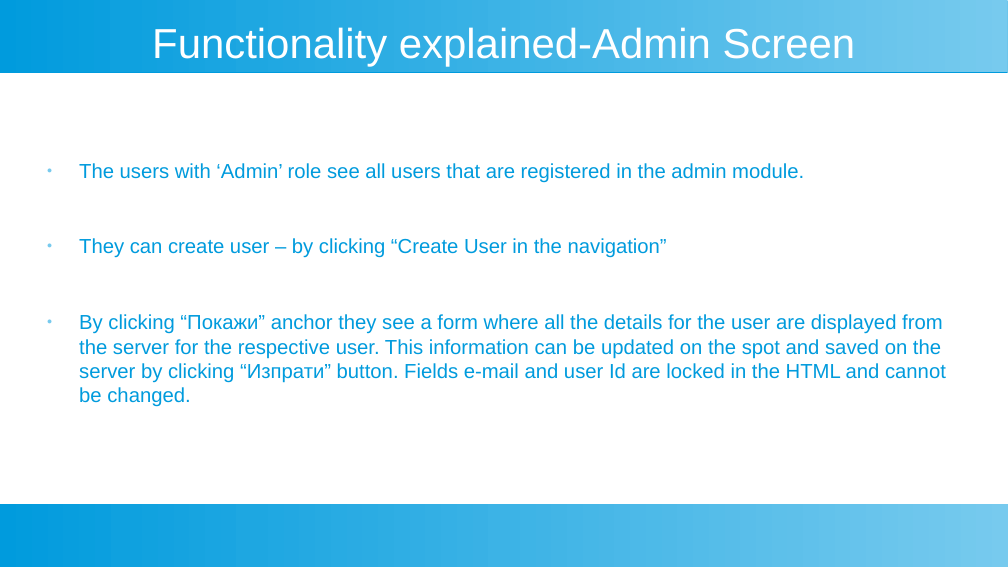
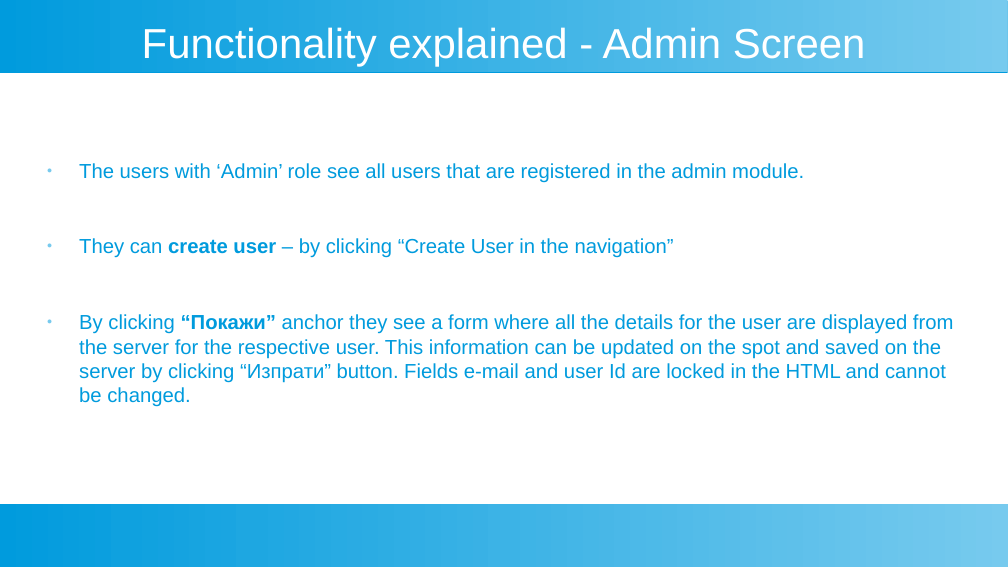
Before and after one commit to nikolaydimov83/Workflow-BPM-Front-End-Lit-HTML, a slide deck: slide 10 of ProjectPresentation.odp. Drawn at 1008x567 pixels with LibreOffice and Linux fonts; fonts in the diff are those of the drawing. Boxes give left, top, right and bottom in pixels: in the first picture for what was removed or moved away, otherwise in the second. Text is boxed around its words. In the diff, an @@ line names an element or a change of style, - is before the commit and + after.

```diff
--- a/ProjectPresentation.odp
+++ b/ProjectPresentation.odp
@@ title at bbox=[142, 27, 866, 67]: spaces changed @@
-Functionality explained-Admin Screen
+Functionality explained - Admin Screen
@@ text at bbox=[79, 238, 954, 407]: bold on in "create user", "“Покажи”" @@
```
Also in this commit, not shown: 9 other slides changed, 2 slides added.
